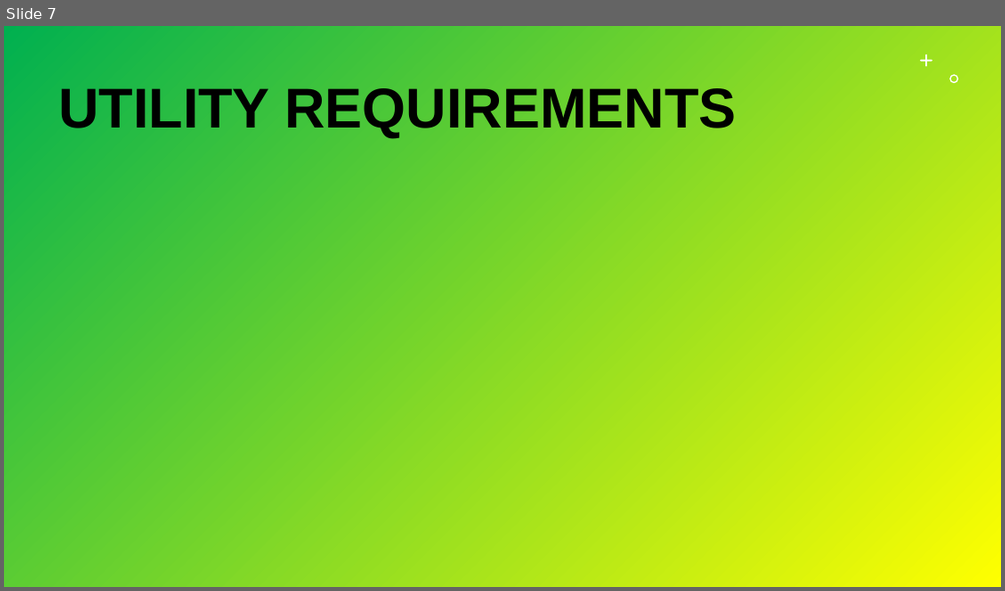
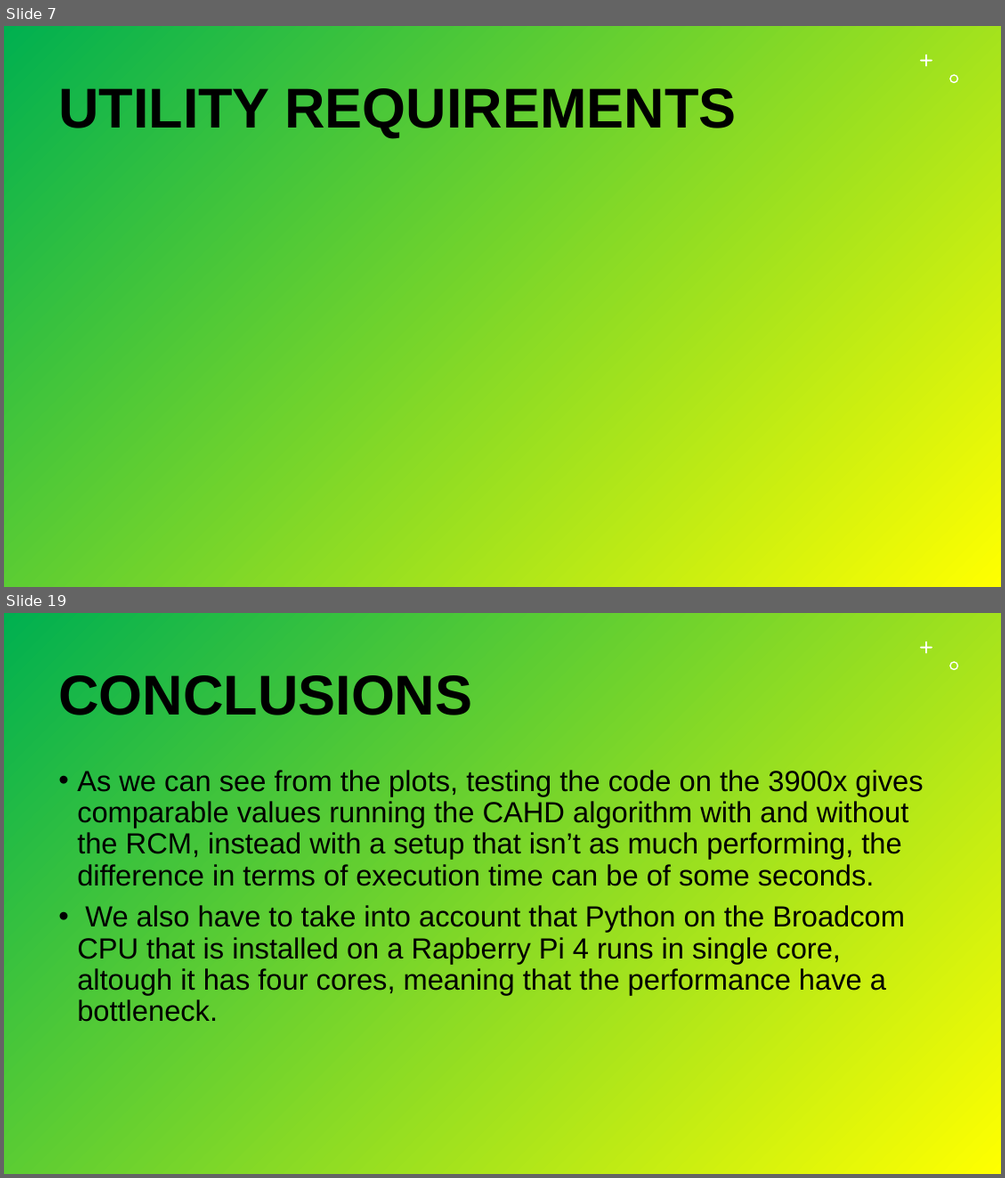
Before and after one commit to Durante94/Data-Protection-Privacy, a slide deck: Presentazione/presentazione.pptx. Shown one above the other, each under a label of ours: slide 7 before the commit, slides 7 and 19 after it; the slides between them are not shown. The pictures are 1005x591 and 1005x1178 pixels, drawn with LibreOffice and Linux fonts; fonts in the diff are those of the drawing; grey boxes stand for pictures. Boxes give left, top, right and bottom in pixels: in the first picture for what was removed or moved away, otherwise in the second. Text is boxed around its words. In the diff, an @@ line names an element or a change of style, - is before the commit and + after.

```diff
--- a/Presentazione/presentazione.pptx
+++ b/Presentazione/presentazione.pptx
@@ slide 19 added at (4, 613, 1001, 1174), background gradient #00B050 to #FFFF00; not listed: 2 template elements that a slide beside it also shows @@
@@ title added at (58, 671, 472, 725), 54 pt, text #000000, bold @@
+CONCLUSIONS
@@ text added at (77, 770, 922, 1022), 28 pt, text #000000 @@
+• As we can see from the plots, testing the code on the 3900x gives comparable values running the CAHD algorithm with and without the RCM, instead with a setup that isn’t as much performing, the difference in terms of execution time can be of some seconds.
+• We also have to take into account that Python on the Broadcom CPU that is installed on a Rapberry Pi 4 runs in single core, altough it has four cores, meaning that the performance have a bottleneck.
```
Also in this commit, not shown: 5 slides changed, 4 other slides added, 3 other files.
